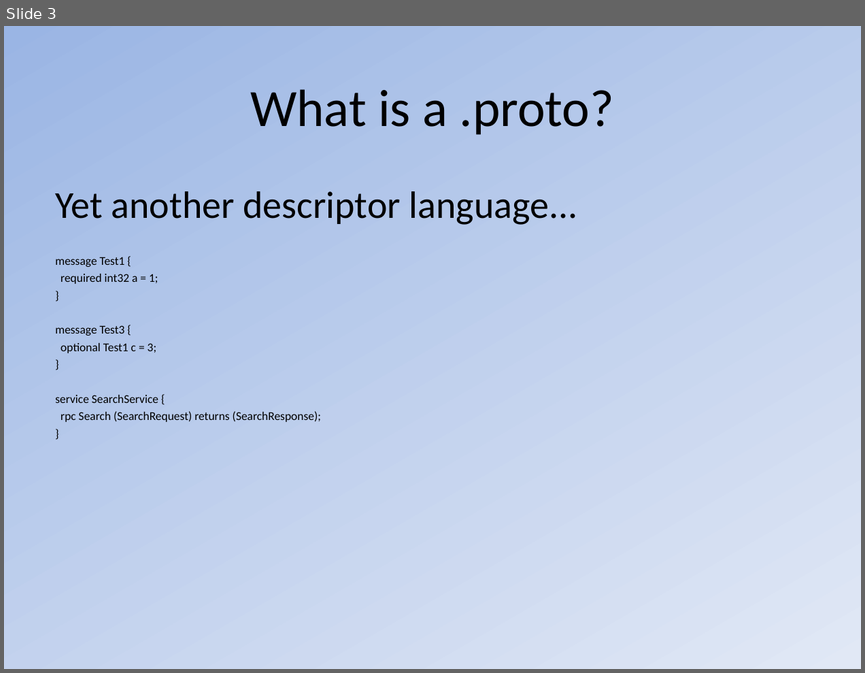
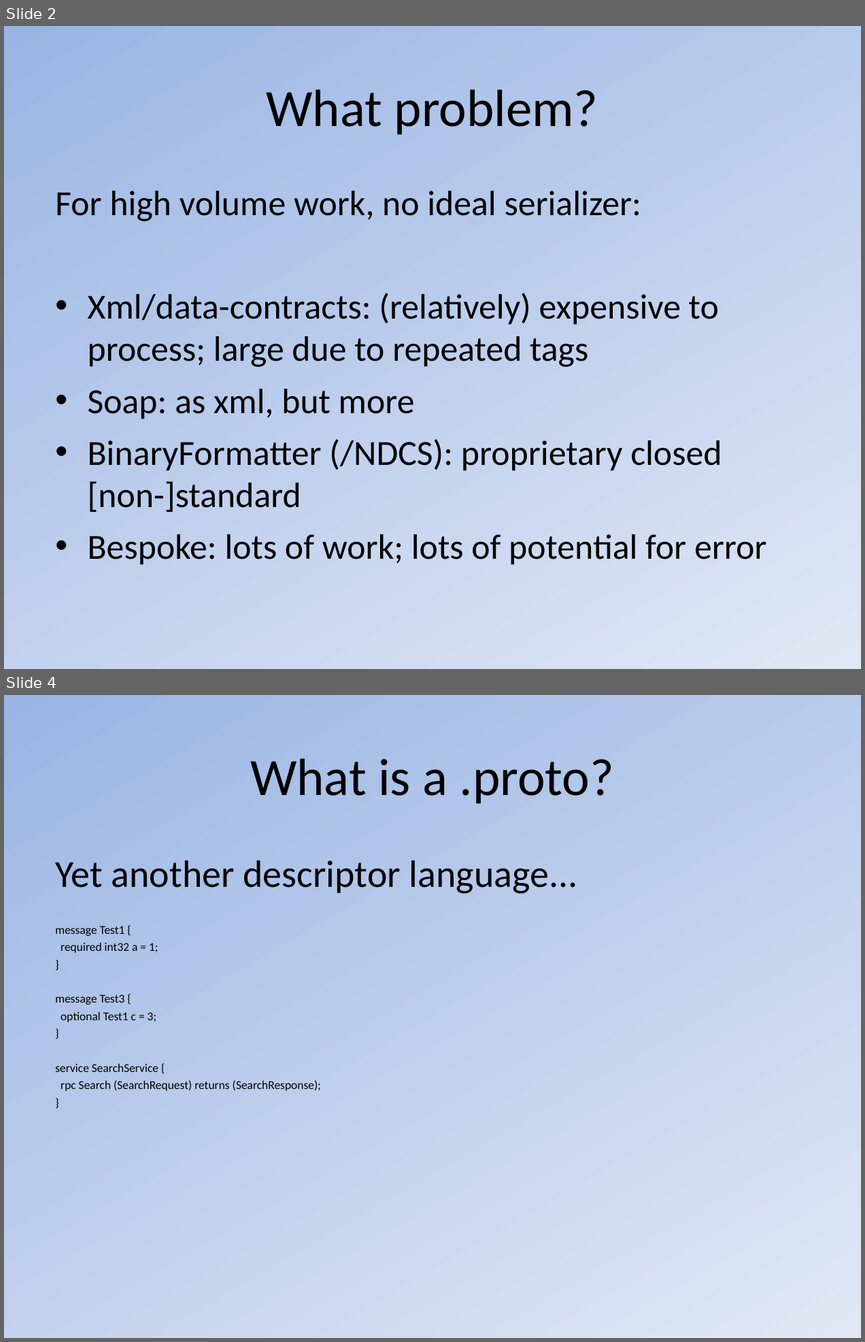
Before and after one commit to nilavghosh/ProtoBuf_Net, a slide deck: Tools/Protocol Buffers.ppt. Shown one above the other, each under a label of ours: slide 3 before the commit, slides 2 and 4 after it; the slides between them are not shown. The pictures are 865x673 and 865x1342 pixels, drawn with LibreOffice and Linux fonts; fonts in the diff are those of the drawing. Boxes give left, top, right and bottom in pixels: in the first picture for what was removed or moved away, otherwise in the second. Text is boxed around its words. In the diff, an @@ line names an element or a change of style, - is before the commit and + after.

```diff
--- a/Tools/Protocol Buffers.ppt
+++ b/Tools/Protocol Buffers.ppt
@@ slide 2 added at [4,26,861,669], background gradient #9AB5E4 to #E1E8F5 @@
@@ title added at [266,89,598,135], 44 pt, text #000000 @@
+What problem?
@@ text added at [55,191,766,565], 29.6 pt, text #000000 @@
+For high volume work, no ideal serializer:
+• Xml/data-contracts: (relatively) expensive to process; large due to repeated tags
+• Soap: as xml, but more
+• BinaryFormatter (/NDCS): proprietary closed [non-]standard
+• Bespoke: lots of work; lots of potential for error
@@ what was slide 3 is now slide 4 @@
```
Also in this commit, not shown: 3 slides changed, 2 other slides added, 1 slide removed.
